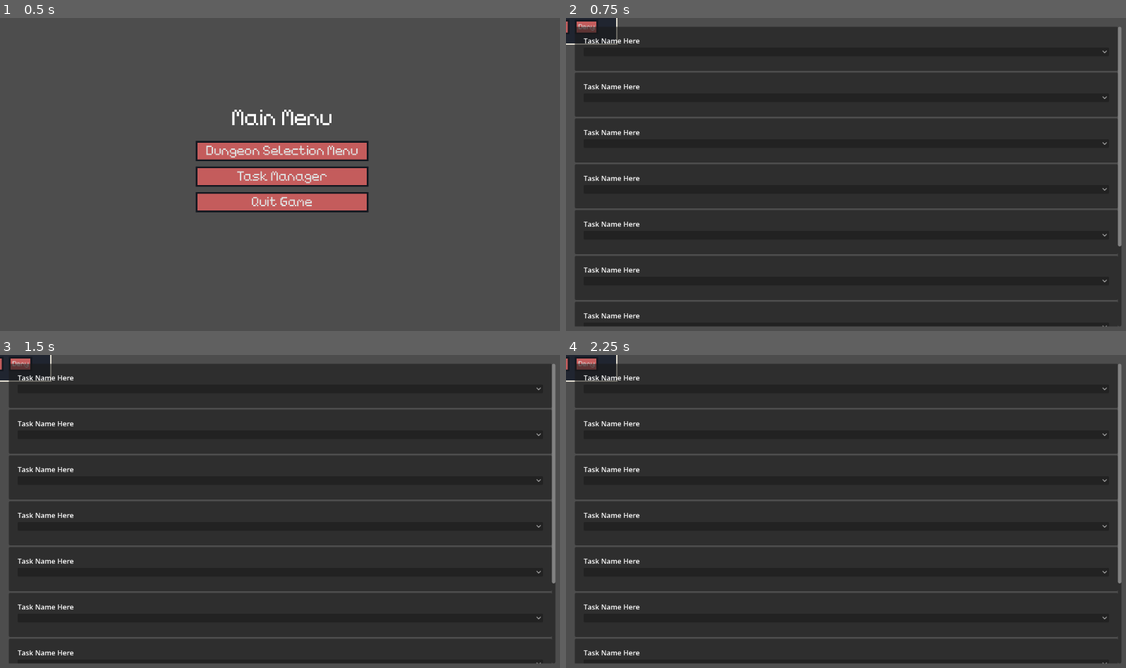
Above: before the commit, frames 1-4 (two rows, left to right).
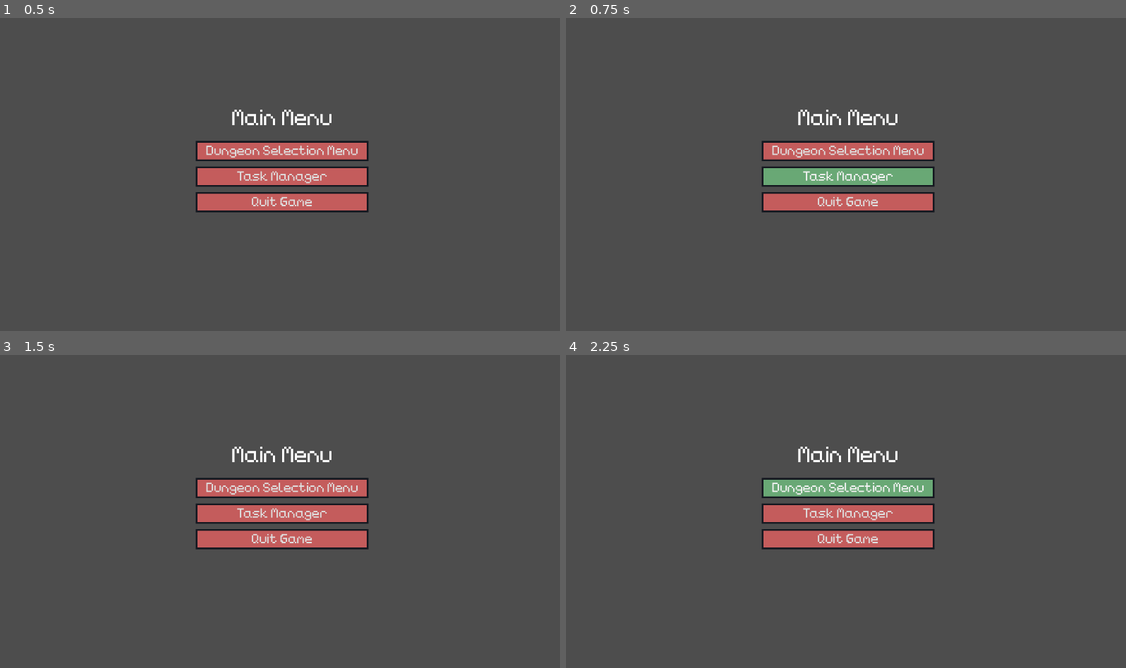
Above: after the commit, the same moments.

Repository: TheHumanMRP/RPG-Life-Tracker
Game: Godot game, scene res://Folders/Systems/Main/Scenes/main_scene.tscn
The game is run twice, just before and just after one commit, with the same random seed, the same clock (stepped at 60 frames per second) and the same inputs. The engine's default icon, where the game draws it, is replaced by a stand-in: a white triangle on a blue panel in a dark square.
Inputs (mouse positions are in pixels of both pictures, inside the frame that each line leads up to):
- Up to frame 1 (0.5 s): no input
- Up to frame 2 (0.75 s): click "Task Manager" at 0.5 s
- Up to frame 3 (1.5 s): click (22, 364) at 1.25 s, where only the run before the commit has a clickable "Deny"
- Up to frame 4 (2.25 s): click (846, 489) at 2 s, where only the run after the commit has a clickable "Dungeon Selection Menu"

Frame 1 is identical in both runs. In frame 2, 89% of the frame differs, in the area x 0-100%, y 0-99%; in frame 3, 89%; in frame 4, 89%.
Error after the commit: Parse Error: Signal "right_click_menu_option_selected" has the same name as a previously declared signal. (res://Folders/Systems/Globals/Signal_Bus.gd:55)

Commit message:
Auto commit at 2026-10-10 16:54:02

Diff:
--- a/Folders/Systems/Globals/Signal_Bus.gd
+++ b/Folders/Systems/Globals/Signal_Bus.gd
@@ -51,6 +51,9 @@
 signal popup_right_click_menu(list_of_options: Array[String], mouse_position: Vector2)
 signal right_click_menu_option_selected(selected_option: String)
 
+signal popup_conformation_menu(conformation_textbox_text: String, mouse_position: Vector2)
+signal right_click_menu_option_selected(selected_option: String)
+
 # ==============================================
 # Input
 # ==============================================
